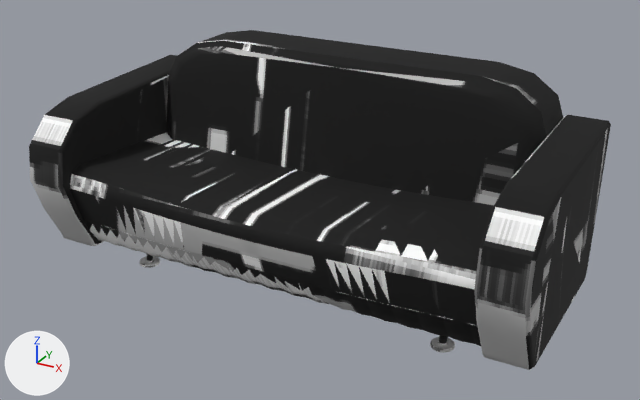
The glTF model public/models/lowpix/world/sofa_retro.glb, before and after one commit.
One viewpoint serves both versions: a 50 mm lens placed at (1.42, -2.518, 1.577), pointed at (0.04, -0.01, 0.323). Every picture has the same lights, and +X, +Y and +Z are marked at lower left. The older version comes first. Where no turn or scale is listed for an object, it has been applied to the vertices. Vertices at exactly the same position are counted once.
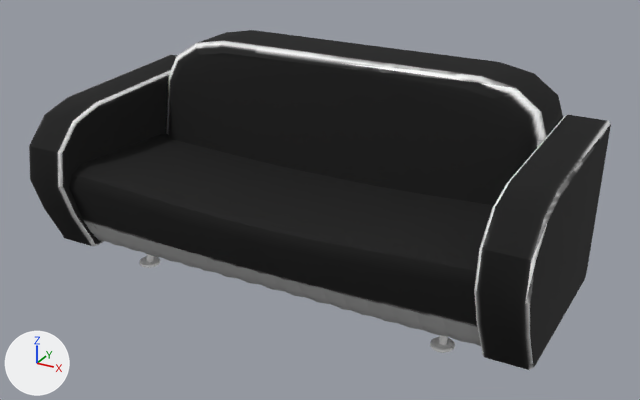
Changed parts and their boxes [x1, y1, x2, y2] in the pictures (640 x 400 px; the box of a moved part takes in the faces that stretch with it):
part 1 of me_mesh, moved or reshaped: before [144, 256, 157, 268]; after [144, 255, 157, 268]
part 2 of me_mesh, surface changed: [29, 36, 611, 370] in both

Edits to the bpy script that builds the scene:
```text
Change me_mesh:
    where me_mesh.from_pydata(...)  # 1611 vertices, 2982 faces; spans x -0.91..0.91, y -0.44..0.44, z -0.39..0.39
    used by ob_mesh; location = (0.0, 0.0, 0.387)
    me_mesh part 1: 20 vertices moved within x -0.63..-0.56, y -0.24..-0.17, z -0.39..-0.28
    me_mesh part 2: 2602 kept faces spanning x -0.91..0.91, y -0.44..0.44, z -0.39..0.39 get new texture (UV) coordinates
```
